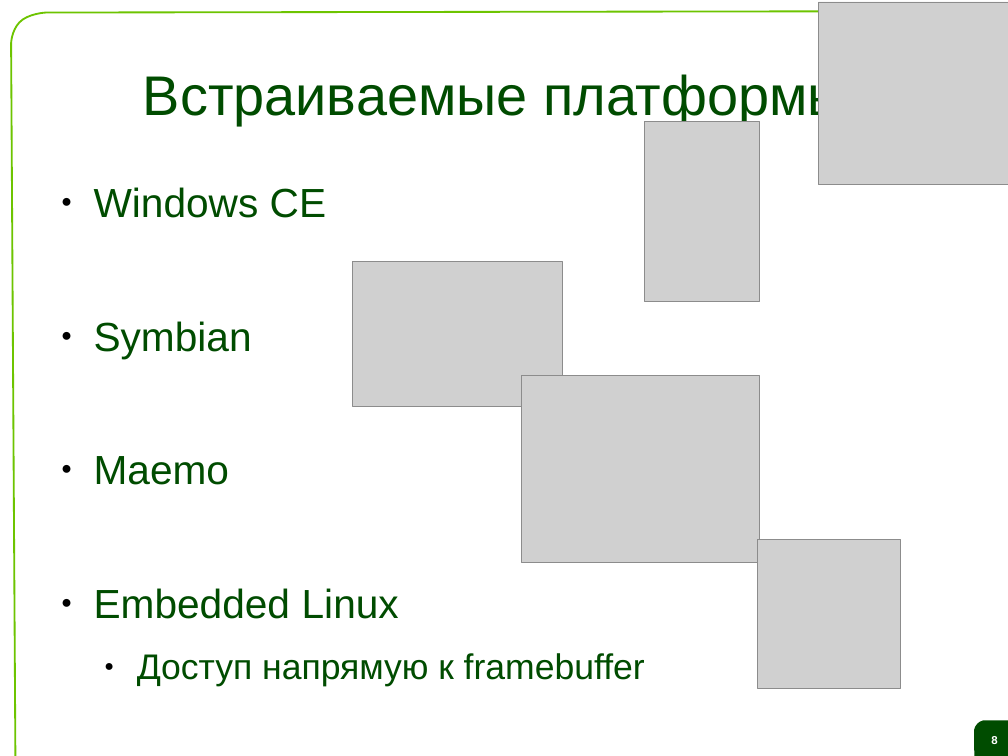
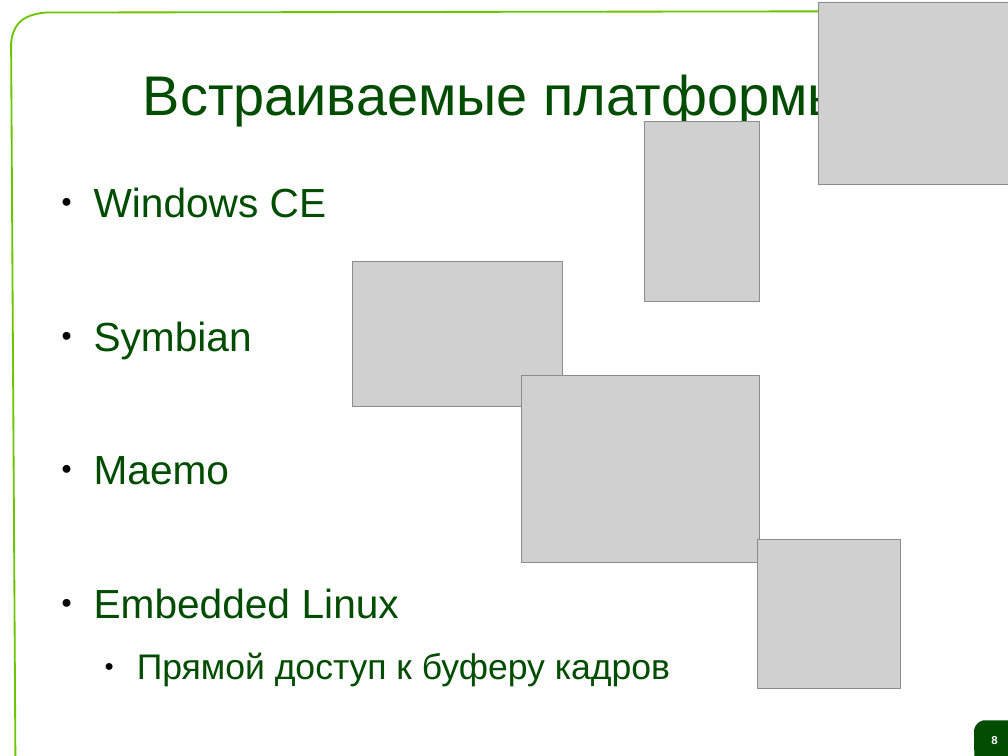
Before and after one commit to saa/qecm, a slide deck: slide 8 of Lectures and Exercises/L01 - The ideas behind Qt and a live demo/L1 Slides.odp. Drawn at 1008x756 pixels with LibreOffice and Linux fonts; fonts in the diff are those of the drawing; grey boxes stand for pictures; background and template pictures are left out. Boxes give left, top, right and bottom in pixels: in the first picture for what was removed or moved away, otherwise in the second. Text is boxed around its words. In the diff, an @@ line names an element or a change of style, - is before the commit and + after.

```diff
--- a/Lectures and Exercises/L01 - The ideas behind Qt and a live demo/L1 Slides.odp
+++ b/Lectures and Exercises/L01 - The ideas behind Qt and a live demo/L1 Slides.odp
@@ text at bbox=[137, 652, 670, 687]: text changed @@
-  ● Доступ напрямую к framebuffer
+  ● Прямой доступ к буферу кадров
```
Also in this commit, not shown: 13 other slides changed.
